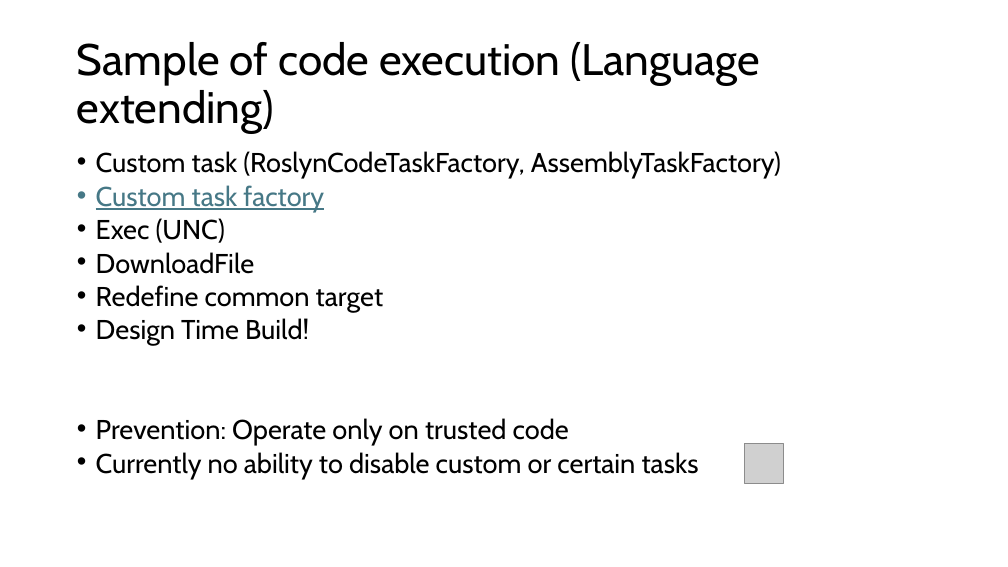
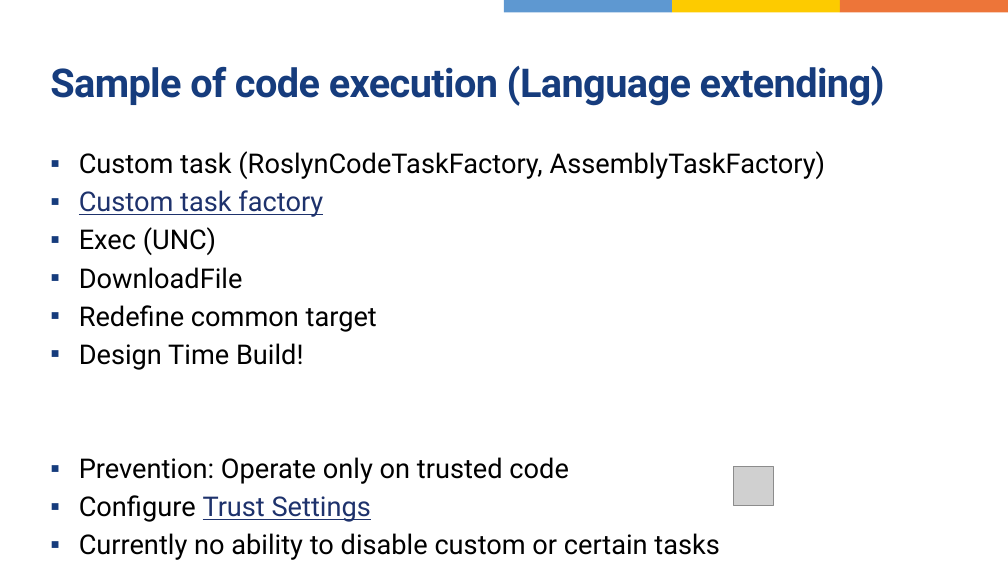
Before and after one commit to dotutils/securing-msbuild, a slide deck: slide 7 of Doc/MSBuildSecurity.pptx. Drawn at 1008x567 pixels with LibreOffice and Linux fonts; fonts in the diff are those of the drawing; grey boxes stand for pictures. Boxes give left, top, right and bottom in pixels: in the first picture for what was removed or moved away, otherwise in the second. Text is boxed around its words. In the diff, an @@ line names an element or a change of style, - is before the commit and + after.

```diff
--- a/Doc/MSBuildSecurity.pptx
+++ b/Doc/MSBuildSecurity.pptx
@@ rectangle added at box(504, 0, 672, 13), fill #5E98D1 @@
@@ rectangle added at box(672, 0, 840, 13), fill #FDCB00 @@
@@ rectangle added at box(840, 0, 1008, 13), fill #ED7539 @@
@@ title "Sample of code execution (Language ...": place and size @@
-title "Sample of code execution (Language ..." at box(77, 42, 760, 134)
+title "Sample of code execution (Language ..." at box(50, 66, 885, 106)
@@ title "Sample of code execution (Language ..." at box(50, 66, 885, 106): size 42 to 37.8 pt, font Cabin to Roboto, text colour #000000 to #163C7D, letter spacing 0 to -0.6 pt, bold on; line spacing 0.9 to 1 @@
@@ text "Custom task (RoslynCodeTaskFactory, AssemblyTaskFactory)": place and size @@
-text "Custom task (RoslynCodeTaskFactory, AssemblyTaskFactory)" at box(96, 151, 781, 479)
+text "Custom task (RoslynCodeTaskFactory, AssemblyTaskFactory)" at box(79, 151, 826, 560)
@@ text at box(79, 151, 826, 560): font Cabin to Roboto; text colour #467886 to #1E326C in "Custom task factory"; bullet • to ▪; line spacing 0.7 to 1; less space between paragraphs @@
@@ picture: place and size @@
-picture at box(744, 444, 783, 483)
+picture at box(734, 467, 773, 506)
@@ text at box(79, 495, 371, 522): paragraph added @@
+▪ Configure Trust Settings
```
Also in this commit, not shown: 14 other slides changed, 1 slide added, 1 other file.
